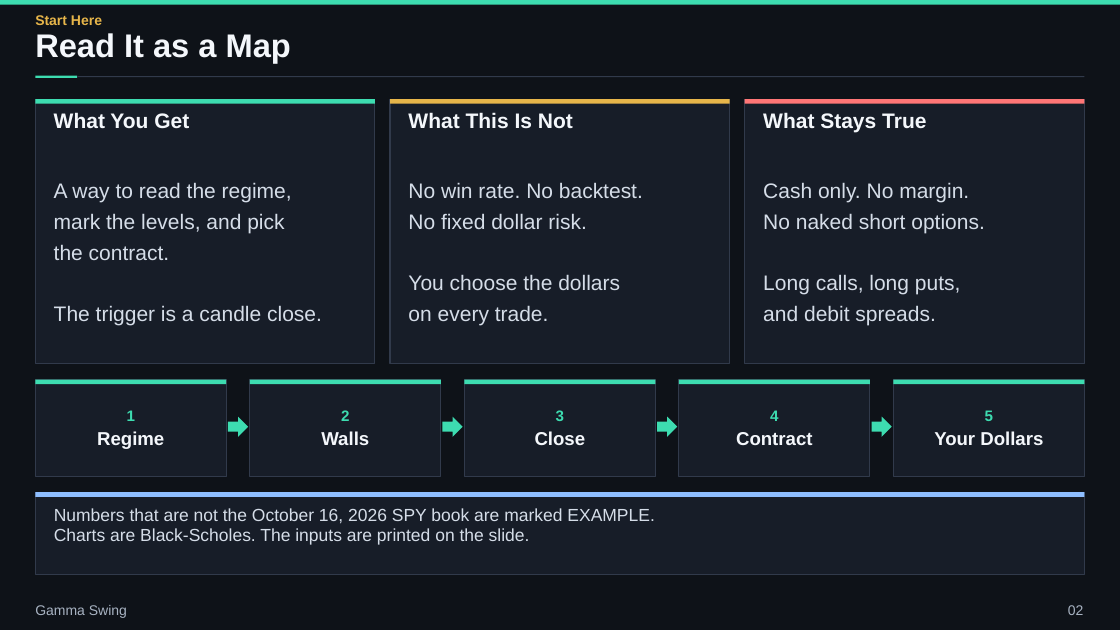
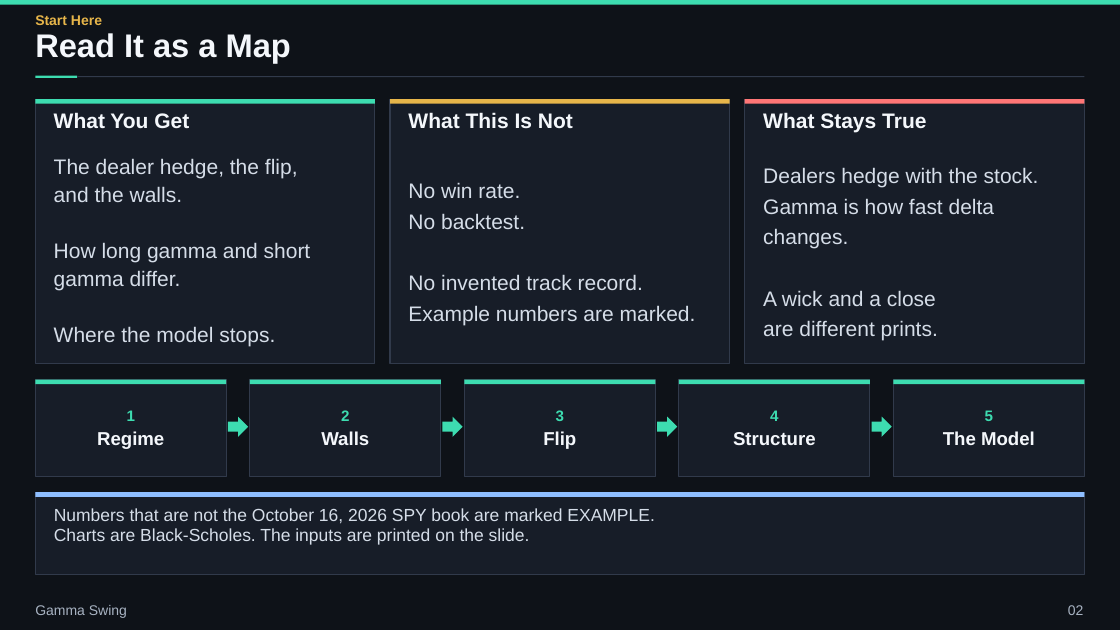
Before and after one commit to ArazMedia/Planner-Brain, a slide deck: slide 2 of decks/gamma-swing/gamma_swing.pptx. Drawn at 1120x630 pixels with LibreOffice and Linux fonts; fonts in the diff are those of the drawing. Boxes give left, top, right and bottom in pixels: in the first picture for what was removed or moved away, otherwise in the second. Text is boxed around its words. In the diff, an @@ line names an element or a change of style, - is before the commit and + after.

```diff
--- a/decks/gamma-swing/gamma_swing.pptx
+++ b/decks/gamma-swing/gamma_swing.pptx
@@ text at (54,158,311,347): text changed @@
-A way to read the regime,
-mark the levels, and pick
-the contract.
-The trigger is a candle close.
+The dealer hedge, the flip,
+and the walls.
+How long gamma and short
+gamma differ.
+Where the model stops.
@@ text at (763,167,1039,341): text changed @@
-Cash only. No margin.
-No naked short options.
-Long calls, long puts,
-and debit spreads.
+Dealers hedge with the stock.
+Gamma is how fast delta changes.
+A wick and a close
+are different prints.
@@ text at (408,182,696,325): text changed @@
-No win rate. No backtest.
-No fixed dollar risk.
-You choose the dollars
-on every trade.
+No win rate.
+No backtest.
+No invented track record.
+Example numbers are marked.
@@ text at (543,431,576,449): text changed @@
-Close
+Flip
@@ text at (733,432,816,445): text changed @@
-Contract
+Structure
@@ text at (943,431,1035,445): text changed @@
-Your Dollars
+The Model
```
Also in this commit, not shown: 33 other slides changed, 12 slides added, 12 slides removed, 47 other files.
